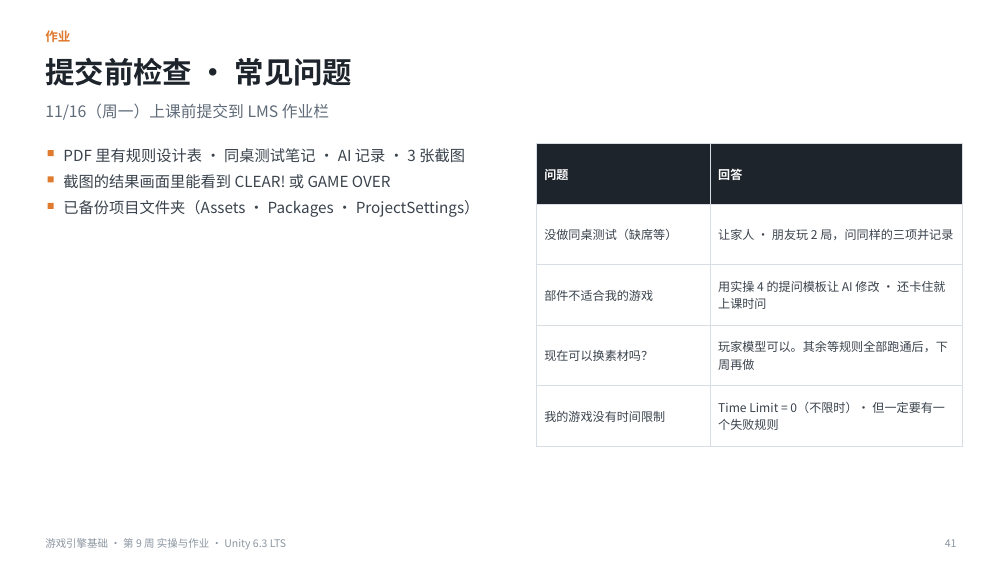
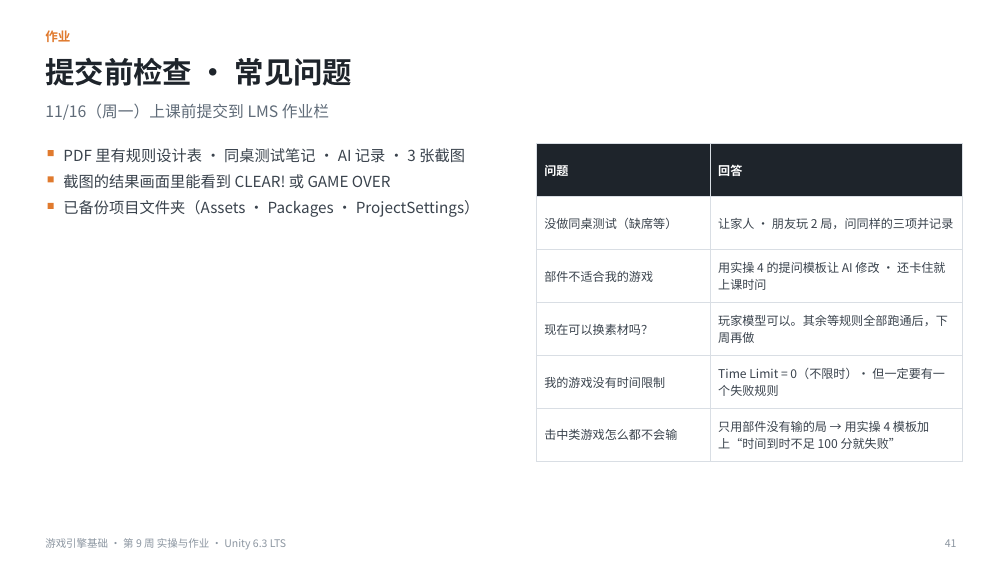
Before and after one commit to iplay-garden/game-engine-basics, a slide deck: slide 41 of 9주차/简体中文/游戏引擎基础_第9周_实操与作业指南_简体中文.pptx. Drawn at 1008x567 pixels with LibreOffice and Linux fonts; fonts in the diff are those of the drawing. Boxes give left, top, right and bottom in pixels: in the first picture for what was removed or moved away, otherwise in the second. Text is boxed around its words. In the diff, an @@ line names an element or a change of style, - is before the commit and + after.

```diff
--- a/9주차/简体中文/游戏引擎基础_第9周_实操与作业指南_简体中文.pptx
+++ b/9주차/简体中文/游戏引擎基础_第9周_实操与作业指南_简体中文.pptx
@@ table at <box>537,144,963,453</box> @@
+row 6: 击中类游戏怎么都不会输 | 只用部件没有输的局 → 用实操 4 模板加上“时间到时不足 100 分就失败”
```
Also in this commit, not shown: 1 other slide changed, 1 other file.
